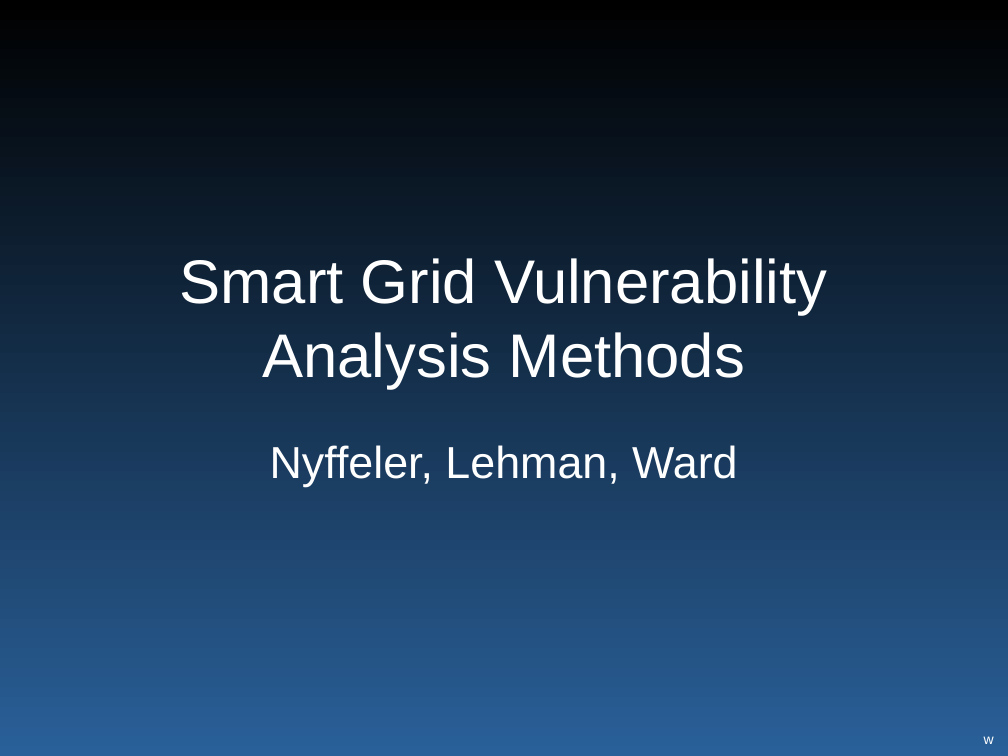
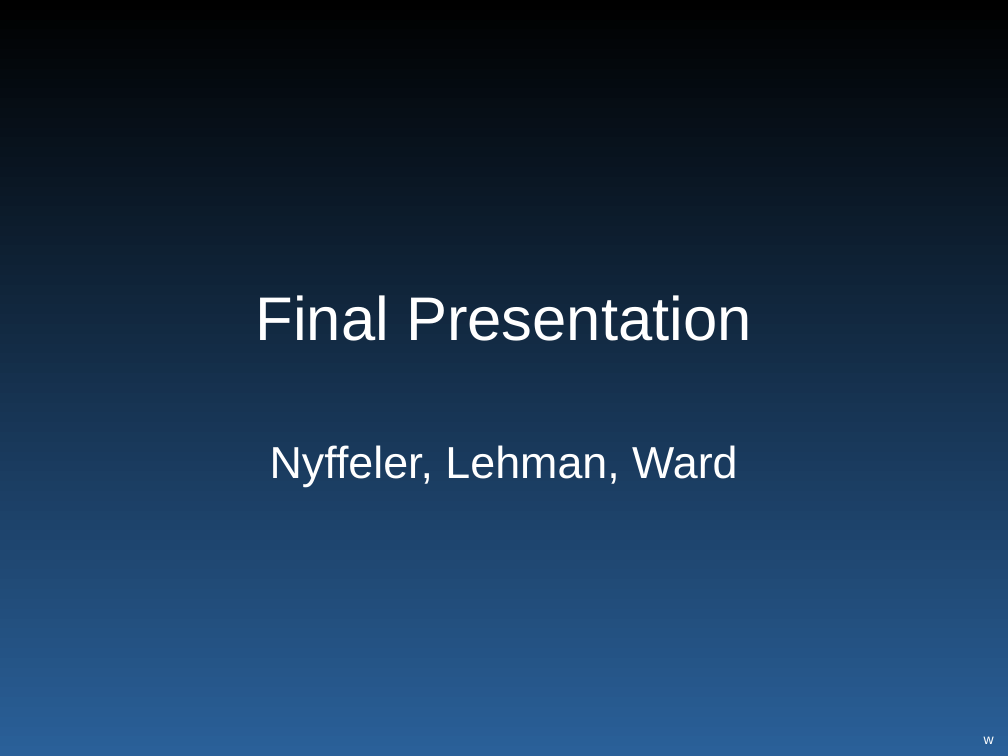
Before and after one commit to wyatt8740/CS460_Capstone, a slide deck: slide 1 of smartgrid_465_final_present.pptx. Drawn at 1008x756 pixels with LibreOffice and Linux fonts; fonts in the diff are those of the drawing. Boxes give left, top, right and bottom in pixels: in the first picture for what was removed or moved away, otherwise in the second. Text is boxed around its words. In the diff, an @@ line names an element or a change of style, - is before the commit and + after.

Commit message:
Changed title slide

```diff
--- a/smartgrid_465_final_present.pptx
+++ b/smartgrid_465_final_present.pptx
@@ title at (256,295,752,341): text changed @@
-Smart Grid Vulnerability Analysis Methods
+Final Presentation
```
